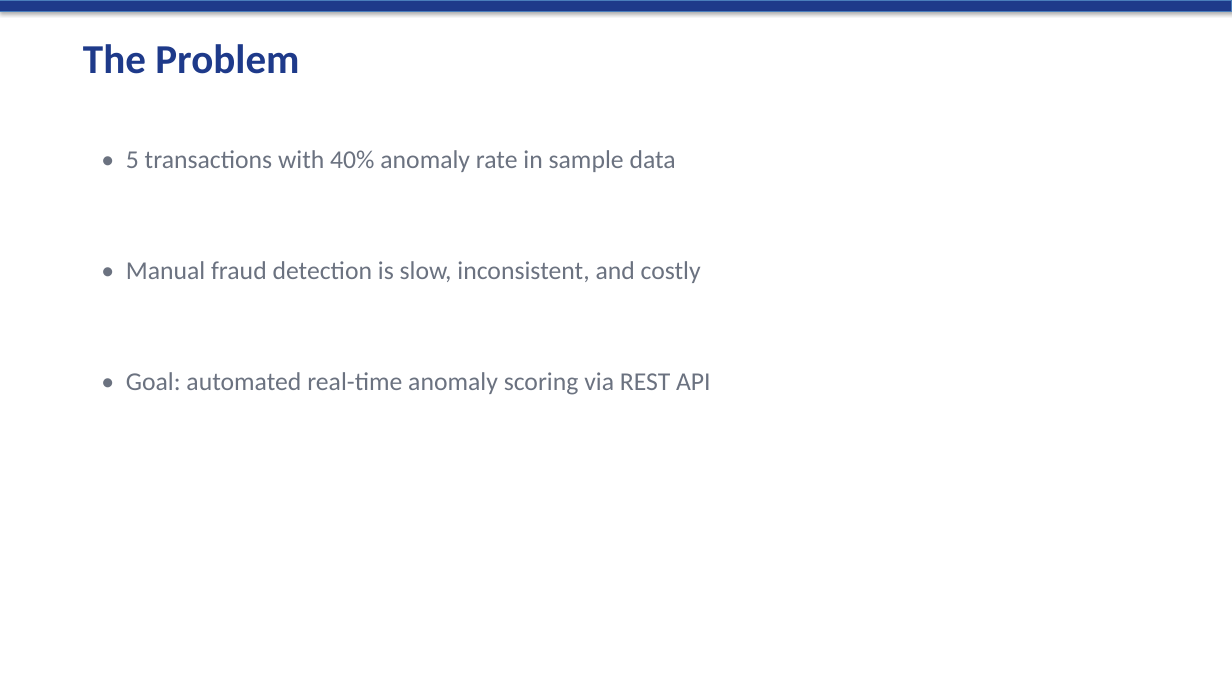
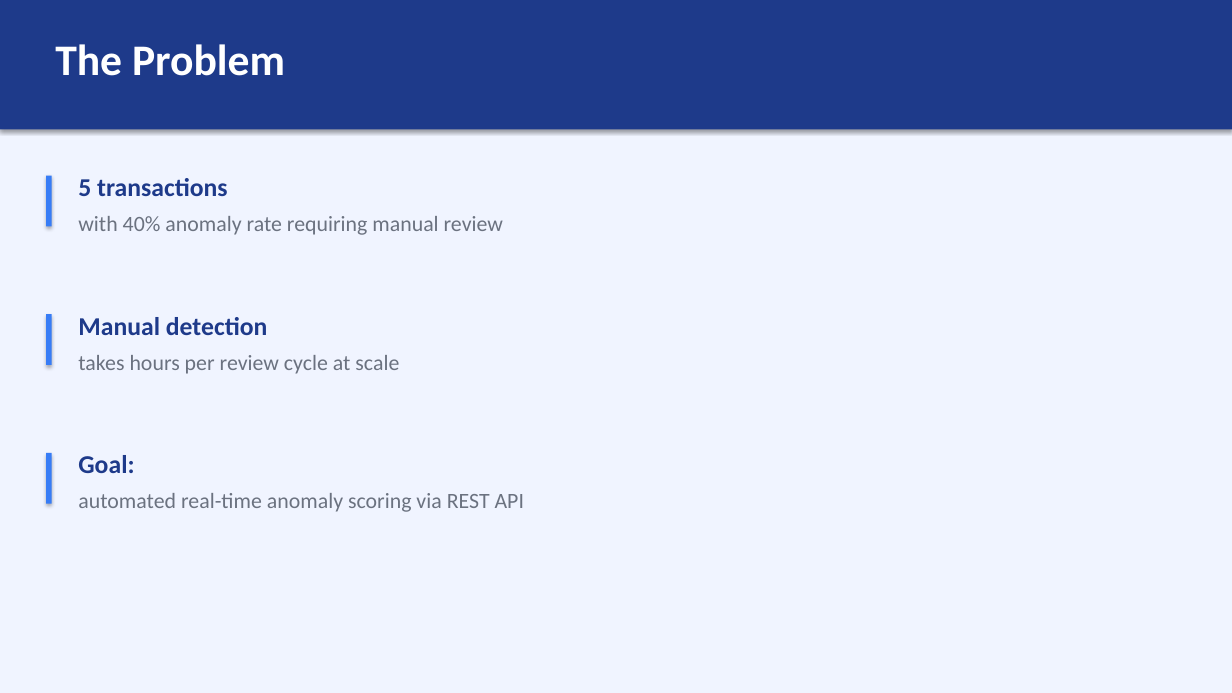
Before and after one commit to heramb-analytics/claude-code-ml-pipeline-20260415-214802, a slide deck: slide 2 of reports/pipeline_presentation.pptx. Drawn at 1232x693 pixels with LibreOffice and Linux fonts; fonts in the diff are those of the drawing. Boxes give left, top, right and bottom in pixels: in the first picture for what was removed or moved away, otherwise in the second. Text is boxed around its words. In the diff, an @@ line names an element or a change of style, - is before the commit and + after.

```diff
--- a/reports/pipeline_presentation.pptx
+++ b/reports/pipeline_presentation.pptx
@@ rectangle: place and size @@
-rectangle at <box>0,0,1232,11</box>
+rectangle at <box>0,0,1232,693</box>
@@ rectangle at <box>0,0,1232,693</box>: fill #1E3A8A to #F0F4FF; outline #4B7EBC 0.75 pt to none @@
@@ rectangle added at <box>0,0,1232,129</box>, fill #1E3A8A @@
@@ text "The Problem": place and size @@
-text "The Problem" at <box>83,44,299,74</box>
+text "The Problem" at <box>55,44,285,76</box>
@@ text "The Problem" at <box>55,44,285,76</box>: size 32 to 34 pt, text colour #1E3A8A to #FFFFFF @@
@@ rectangle added at <box>46,176,52,226</box>, fill #377CF6 @@
@@ text added at <box>78,178,228,196</box>, 20 pt, text #1E3A8A, bold @@
+5 transactions
@@ text at <box>78,216,503,235</box>: text changed; size 20 to 17 pt @@
-• 5 transactions with 40% anomaly rate in sample data
+with 40% anomaly rate requiring manual review
@@ text removed at <box>126,261,701,283</box> @@
-• Manual fraud detection is slow, inconsistent, and costly
@@ rectangle added at <box>46,314,52,365</box>, fill #377CF6 @@
@@ text added at <box>78,317,268,335</box>, 20 pt, text #1E3A8A, bold @@
+Manual detection
@@ text added at <box>78,355,399,374</box>, 17 pt, text #6B7280 @@
+takes hours per review cycle at scale
@@ rectangle added at <box>46,453,52,504</box>, fill #377CF6 @@
@@ text added at <box>78,455,134,473</box>, 20 pt, text #1E3A8A, bold @@
+Goal:
@@ text at <box>78,493,524,512</box>: text changed; size 20 to 17 pt @@
-• Goal: automated real-time anomaly scoring via REST API
+automated real-time anomaly scoring via REST API
```
Also in this commit, not shown: 5 other slides changed, 2 slides added, 2 slides removed.
